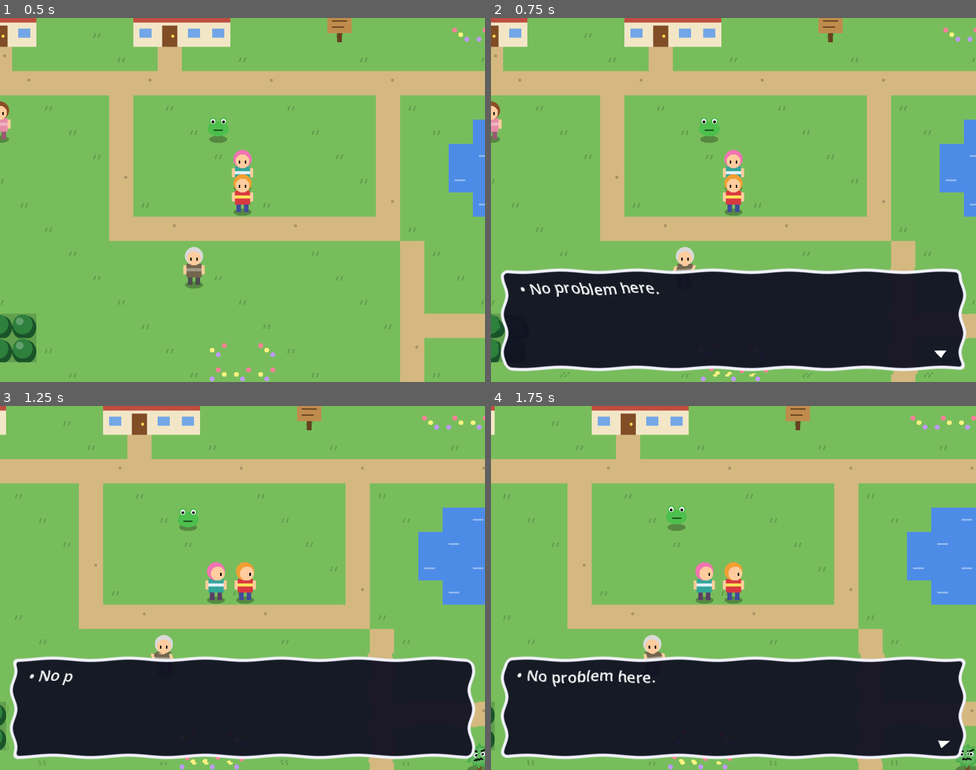
Above: before the commit, frames 1-4 (two rows, left to right).
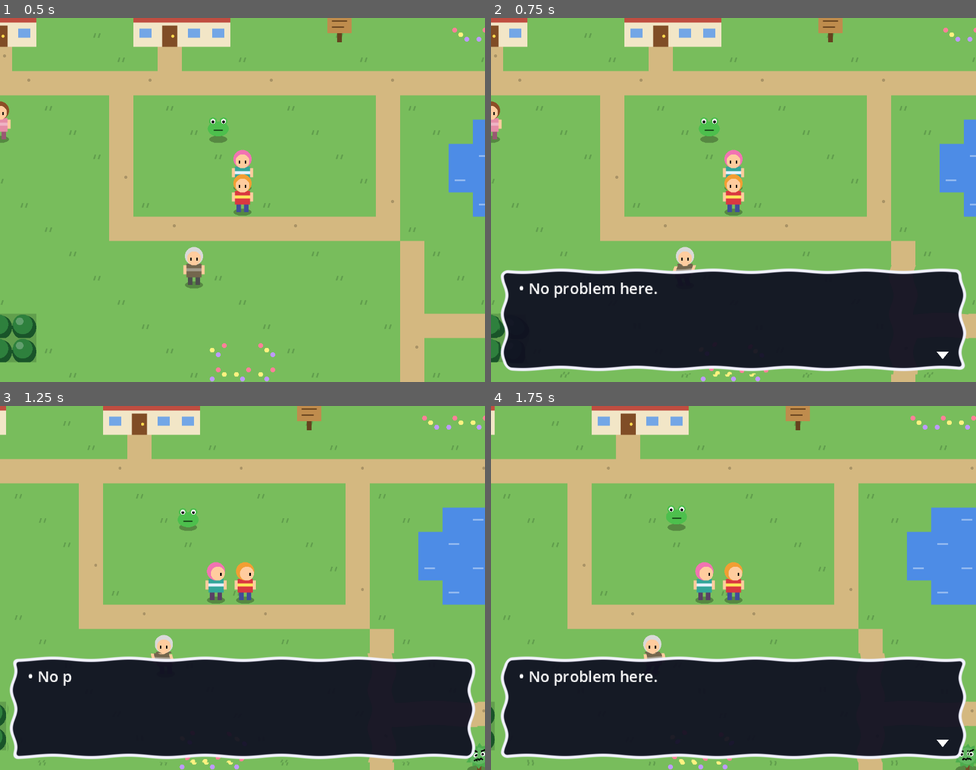
Above: after the commit, the same moments.

Repository: timesnewroman1289/mother_like_rpg
Game: Godot game, scene res://scenes/overworld.tscn
Same seed, same stepped clock (60 frames per second), same inputs: the game is played once before the commit and once after it.
Inputs:
- Up to frame 1 (0.5 s): no input
- Up to frame 2 (0.75 s): tap Enter at 0.5 s; hold Right (move_right) from 0.53 s (still down); hold Z (confirm) from 0.53 s (still down)
- Up to frame 3 (1.25 s): keep holding Right (move_right); keep holding Z (confirm); tap Space at 0.77, 1.07 s
- Up to frame 4 (1.75 s): release Right (move_right) at 1.28 s; release Z (confirm) at 1.28 s; hold Down (move_down) from 1.28 s (still down); tap Shift (run) at 1.35 s; tap Space at 1.52 s

Frame 1 is identical in both runs. In frame 2, 0.5% of the frame differs, in the area x 5-95%, y 72-94%; in frame 3, 0.1%; in frame 4, 0.6%.

Commit message:
Wobble only the dialogue box frames, not the text
Moves the wobble layer to be each box's first child, so the panel is
drawn under it and the text, arrow and choices are drawn on top.

Co-Authored-By: Claude Opus 5.5 <noreply@anthropic.com>

Diff:
--- a/scripts/ui/dialogue_box.gd
+++ b/scripts/ui/dialogue_box.gd
@@ -59,7 +59,8 @@
 
 
 ## Lays a wobble-shader rectangle over the box, a little bigger so the border
-## has room to sway. It must be the box's last child so it's drawn on top.
+## has room to sway. It goes in as the box's first child: the panel itself is
+## drawn before it (so it wobbles) and the text after it (so it stays still).
 func _add_wobble(box: Control) -> void:
 	# Grab a fresh copy of the screen so the shader sees this box, not just
 	# what was there before the previous box drew.
@@ -74,6 +75,8 @@
 	overlay.material = ShaderMaterial.new()
 	overlay.material.shader = WobbleShader
 	box.add_child(overlay)
+	box.move_child(copy, 0)
+	box.move_child(overlay, 1)
 
 
 func say(lines: Array, choices: Array = []) -> int:
